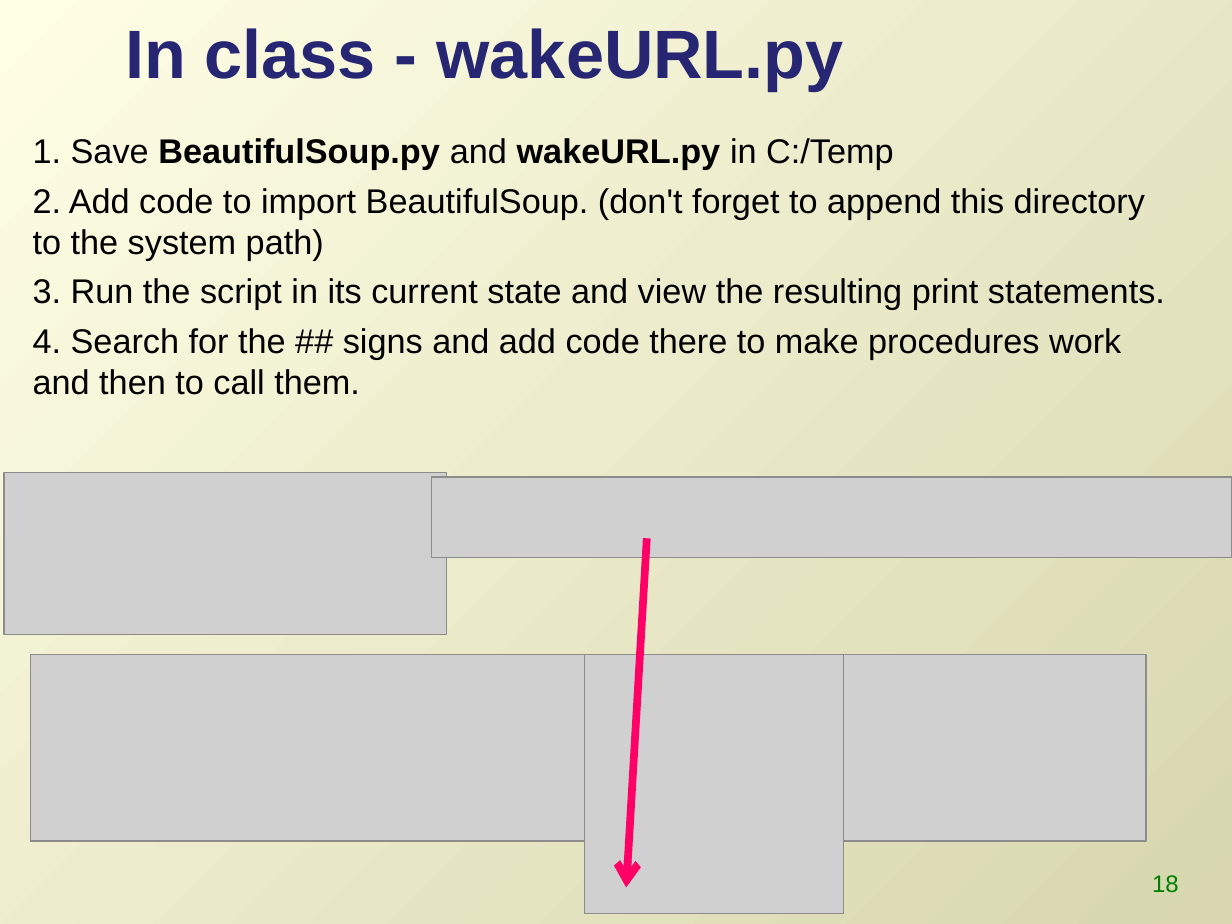
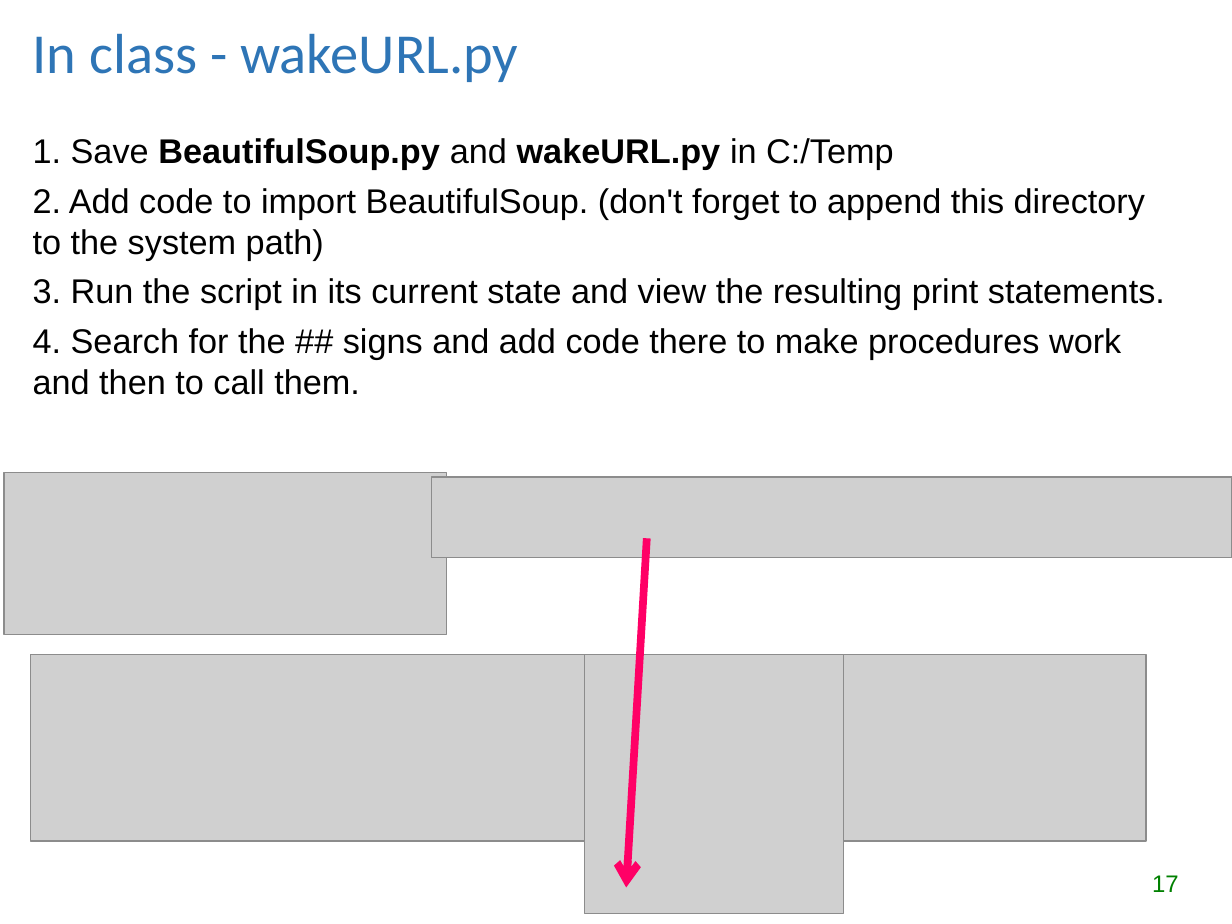
Before and after one commit to lgtateos/gis540, a slide deck: slide 17 of slides/parseMarkup.ppt (slide 18 before the commit). Drawn at 1232x924 pixels with LibreOffice and Linux fonts; fonts in the diff are those of the drawing; grey boxes stand for pictures. Boxes give left, top, right and bottom in pixels: in the first picture for what was removed or moved away, otherwise in the second. Text is boxed around its words. In the diff, an @@ line names an element or a change of style, - is before the commit and + after.

```diff
--- a/slides/parseMarkup.ppt
+++ b/slides/parseMarkup.ppt
@@ background gradient #FFFFE6 to #D7D6AE to #FFFFFF @@
@@ title "In class - wakeURL.py": place and size @@
-title "In class - wakeURL.py" at (125, 28, 844, 91)
+title "In class - wakeURL.py" at (33, 33, 518, 82)
@@ title "In class - wakeURL.py" at (33, 33, 518, 82): size 40 to 33 pt, font Arial to Calibri, text colour #262673 to #2E75B6, bold off @@
@@ page number at (1152, 875, 1179, 892): text changed @@
-18
+17
```
Also in this commit, not shown: 15 other slides changed, 3 slides added, 3 slides removed.
